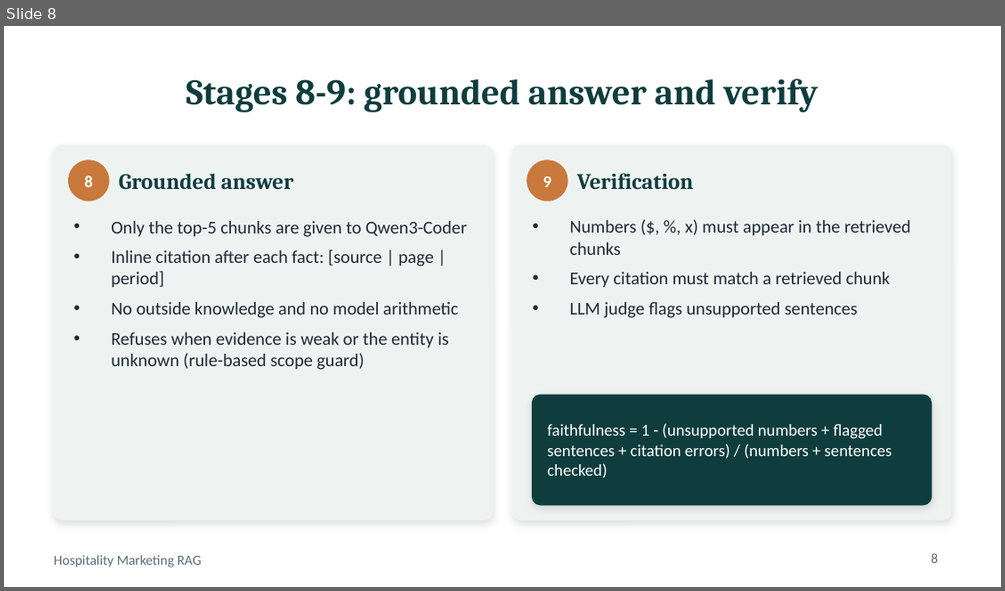
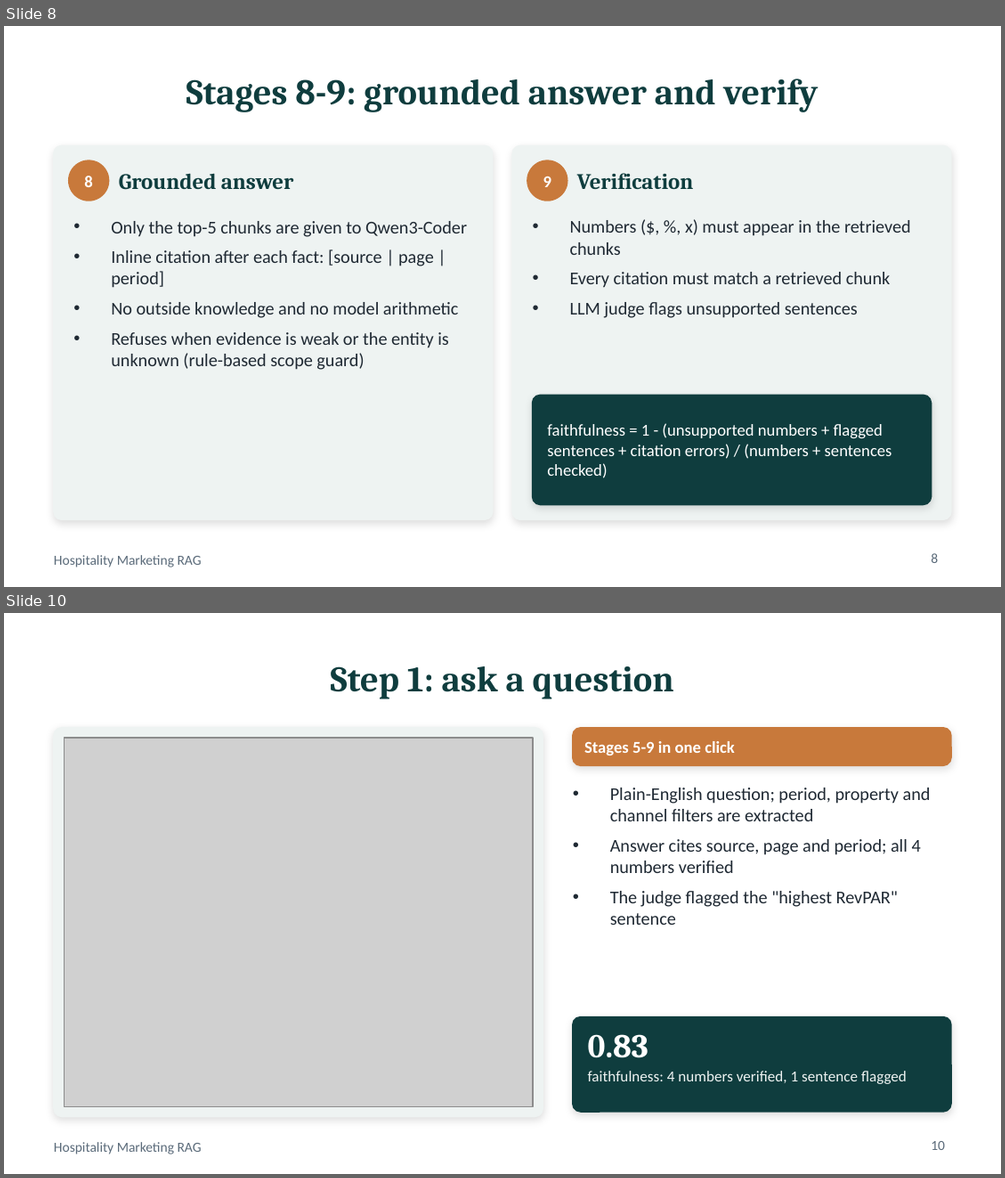
Before and after one commit to ramakrishnakandipati/RAG_Agent, a slide deck: hosiptality_marketing_rag/presentation/Hospitality_RAG_Presentation.pptx. Shown one above the other, each under a label of ours: slide 8 before the commit, slides 8 and 10 after it; the slides between them are not shown. The pictures are 1005x591 and 1005x1178 pixels, drawn with LibreOffice and Linux fonts; fonts in the diff are those of the drawing; grey boxes stand for pictures. Boxes give left, top, right and bottom in pixels: in the first picture for what was removed or moved away, otherwise in the second. Text is boxed around its words. In the diff, an @@ line names an element or a change of style, - is before the commit and + after.

```diff
--- a/hosiptality_marketing_rag/presentation/Hospitality_RAG_Presentation.pptx
+++ b/hosiptality_marketing_rag/presentation/Hospitality_RAG_Presentation.pptx
@@ slide 10 added at [4,613,1001,1174], background #FFFFFF; not listed: 1 template element that a slide beside it also shows @@
@@ title added at [331,666,674,699], 26 pt, text #0F3D3E, bold @@
+Step 1: ask a question
@@ rounded rectangle added at [54,728,542,1117], fill #EEF3F2, outline #EEF3F2 1 pt @@
@@ picture added at [64,738,533,1106] @@
@@ rounded rectangle added at [572,728,951,765], fill #C8793B, outline #C8793B 1 pt @@
@@ text added at [584,741,735,755], 12 pt, text #FFFFFF, bold @@
+Stages 5-9 in one click
@@ text added at [610,787,930,925], 13 pt, text #1F2933 @@
+• Plain-English question; period, property and channel filters are extracted
+• Answer cites source, page and period; all 4 numbers verified
+• The judge flagged the "highest RevPAR" sentence
@@ rounded rectangle added at [572,1017,951,1111], fill #0F3D3E, outline #0F3D3E 1 pt @@
@@ text added at [588,1034,648,1058], 24 pt, text #FFFFFF, bold @@
+0.83
@@ text added at [588,1070,906,1084], 11 pt, text #EEF3F2 @@
+faithfulness: 4 numbers verified, 1 sentence flagged
@@ page number added at [930,1141,945,1150], 10 pt, text #5B6B7A @@
+10
```
Also in this commit, not shown: 4 slides changed, 10 other slides added, 5 slides removed, 11 other files.
